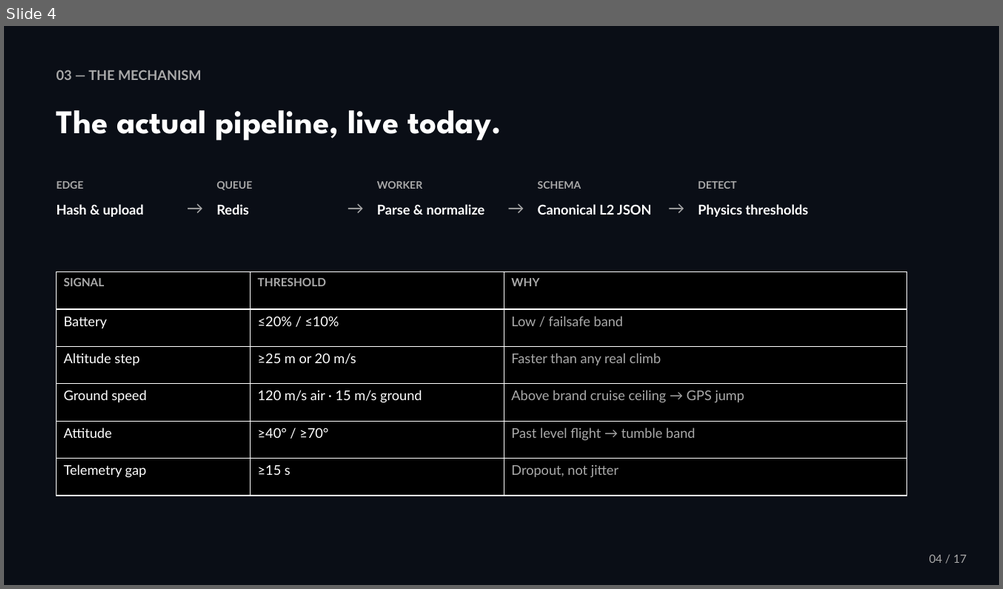
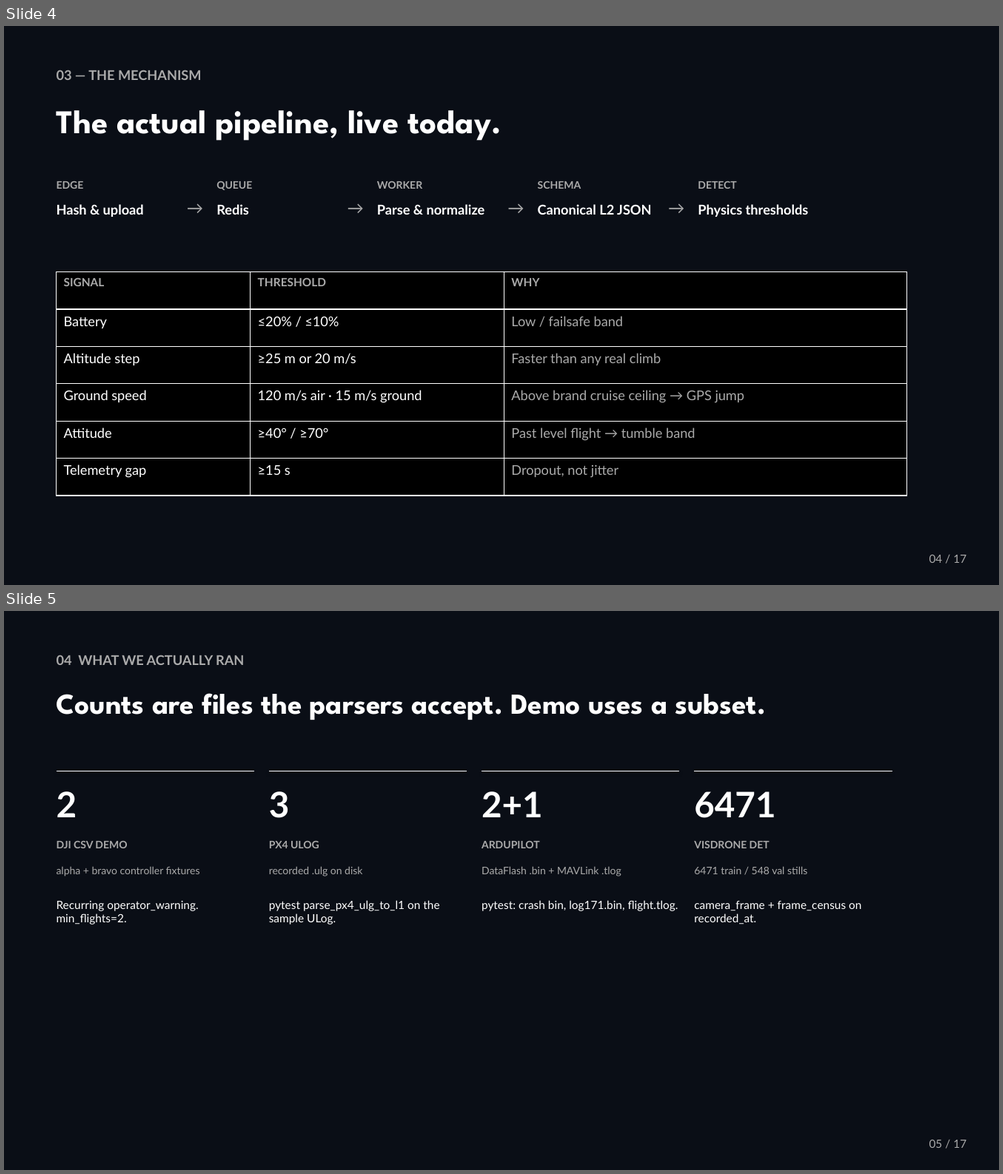
Before and after one commit to Sea1vester/WISL-Singapore-Defence-Tech-Hackathon, a slide deck: WISL_Pitch_Deck.pptx. Shown one above the other, each under a label of ours: slide 4 before the commit, slides 4 and 5 after it. The pictures are 1003x589 and 1003x1174 pixels, drawn with LibreOffice and Linux fonts; fonts in the diff are those of the drawing. Boxes give left, top, right and bottom in pixels: in the first picture for what was removed or moved away, otherwise in the second. Text is boxed around its words. In the diff, an @@ line names an element or a change of style, - is before the commit and + after.

Commit message:
Update pitch slides and ignore large local datasets.
Drop the 909MB telemetry zip and other local junk from git so GitHub will accept the push.

```diff
--- a/WISL_Pitch_Deck.pptx
+++ b/WISL_Pitch_Deck.pptx
@@ slide 5 added at [4, 611, 999, 1170], background #0A0E16 @@
@@ text added at [57, 655, 244, 665], 13 pt, text #AAAAAA, bold @@
+04 WHAT WE ACTUALLY RAN
@@ text added at [57, 693, 765, 720], 28 pt, text #FFFFFF, bold @@
+Counts are files the parsers accept. Demo uses a subset.
@@ line added from (57, 772) to (254, 772), #FFFFFF 1 pt @@
@@ line added from (269, 772) to (466, 772), #FFFFFF 1 pt @@
@@ line added from (481, 772) to (679, 772), #FFFFFF 1 pt @@
@@ line added from (694, 772) to (892, 772), #FFFFFF 1 pt @@
@@ text added at [57, 792, 77, 817], 34 pt, text #FFFFFF, bold @@
+2
@@ text added at [269, 792, 290, 818], 34 pt, text #FFFFFF, bold @@
+3
@@ text added at [481, 792, 543, 817], 34 pt, text #FFFFFF, bold @@
+2+1
@@ text added at [694, 792, 775, 818], 34 pt, text #FFFFFF, bold @@
+6471
@@ text added at [57, 841, 127, 849], 10 pt, text #AAAAAA, bold @@
+DJI CSV DEMO
@@ text added at [269, 841, 319, 849], 10 pt, text #AAAAAA, bold @@
+PX4 ULOG
@@ text added at [481, 841, 540, 849], 10 pt, text #AAAAAA, bold @@
+ARDUPILOT
@@ text added at [694, 841, 769, 849], 10 pt, text #AAAAAA, bold @@
+VISDRONE DET
@@ text added at [57, 866, 200, 877], 10 pt, text #AAAAAA @@
+alpha + bravo controller fixtures
@@ text added at [269, 866, 362, 877], 10 pt, text #AAAAAA @@
+recorded .ulg on disk
@@ text added at [481, 866, 621, 877], 10 pt, text #AAAAAA @@
+DataFlash .bin + MAVLink .tlog
@@ text added at [694, 866, 807, 874], 10 pt, text #AAAAAA @@
+6471 train / 548 val stills
@@ text added at [57, 900, 198, 925], 11 pt, text #FFFFFF @@
+Recurring operator_warning. min_flights=2.
@@ text added at [269, 900, 439, 925], 11 pt, text #FFFFFF @@
+pytest parse_px4_ulg_to_l1 on the sample ULog.
@@ text added at [481, 900, 678, 911], 11 pt, text #FFFFFF @@
+pytest: crash bin, log171.bin, flight.tlog.
@@ text added at [694, 901, 861, 925], 11 pt, text #FFFFFF @@
+camera_frame + frame_census on recorded_at.
@@ text added at [929, 1140, 966, 1148], 11 pt, text #AAAAAA @@
+05 / 17
```
Also in this commit, not shown: 7 slides changed, 1 other slide added, 2 slides removed, 4 other files.
